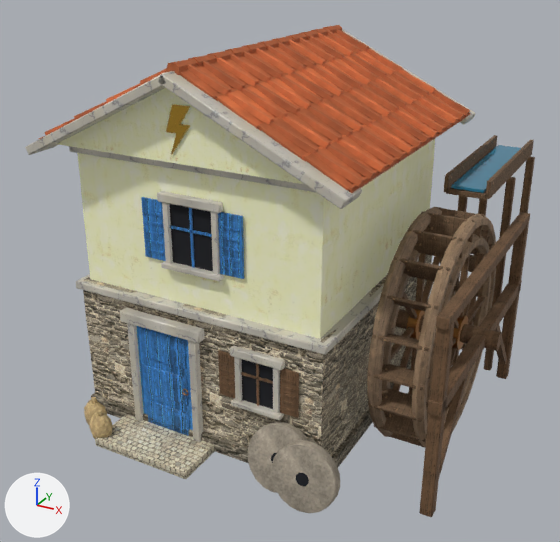
One commit to the glTF model zeus-world/assets/models/country_watermill.glb: the scene before it, then after it.
One viewpoint serves both versions: a 50 mm lens placed at (5.79, -11.93, 8.17), pointed at (-0.44, -0.61, 2.51). Every picture has the same lights, and +X, +Y and +Z are marked at lower left. The first picture is the older version. Where no turn or scale is listed for an object, it has been applied to the vertices. Vertices at exactly the same position are counted once.

Objects in the first picture: 'azure_wood', 'bronze', 'marble', 'paving', 'plank', 'plaster', 'rock', 'stone', 'terracotta0', 'terracotta1', 'terracotta2', 'wood', 'wood_dark' and 5 more.
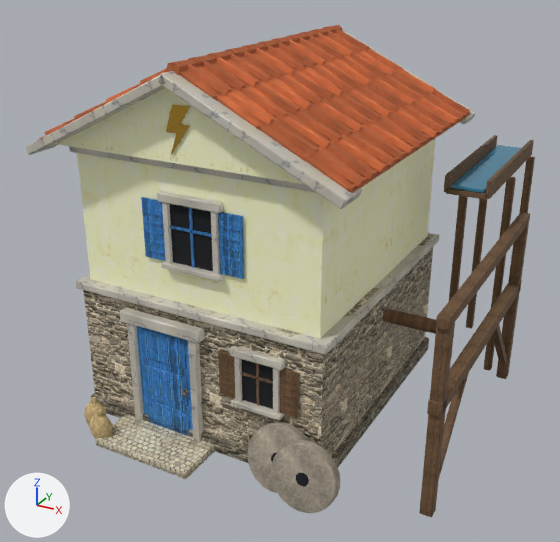
The newer file is also turned or shifted as a whole; pictures and numbers use the older file's frame.

Boxes (x1, y1, x2, y2) around the edits, measured in the pictures (560 x 542 px):
'wood', deleted (brown)
    before: (367, 207, 496, 447)
'plank', reshaped (46% narrower, 79% shorter)
    before: (368, 135, 534, 448)
    after: (444, 135, 534, 200)
'bronze', reshaped
    before: (182, 309, 468, 396)
    after: (182, 389, 189, 396)
part 1 of me_bronze, deleted
    before: (407, 309, 425, 340)
part 2 of me_bronze, deleted
    before: (452, 315, 468, 351)
part 3 of me_plank, deleted (brown)
    before: (368, 208, 492, 448)
part 4 of me_wood_dark, rebuilt
    before: (395, 309, 502, 351)
    after: (383, 308, 436, 334)
part 5 of me_wood_dark, deleted
    before: (382, 227, 490, 407)

What the commit changed:
me_bronze is used by ob_bronze; location (-0.76, -0.4, 0.06).
me_bronze had 88 vertices, 168 faces and spanned x -0.24..3.69, y -2.6..0.3, z 0.99..2.25.
me_bronze now has 40 vertices, 80 faces and spans x -0.24..-0.11, y -2.6..-2.58, z 0.99..1.11.
me_bronze part 1: the loose piece of 24 vertices spanning x 2.81..2.97, y -0.3..0.3, z 1.65..2.25 is deleted.
me_bronze part 2: the loose piece of 24 vertices spanning x 3.53..3.69, y -0.3..0.3, z 1.65..2.25 is deleted.
me_plank is used by ob_plank; location (-0.76, -0.4, 0.06).
me_plank had 1420 vertices, 2748 faces and spanned x 2.82..3.68, y -1.99..4.2, z -0.04..4.3.
me_plank now has 300 vertices, 588 faces and spans x 2.86..3.64, y 1.0..4.2, z 3.98..4.3.
me_plank part 3: 20 loose pieces with 1120 vertices, spanning x 2.82..3.68, y -1.99..1.99, z -0.04..3.94, are deleted.
me_wood_dark is used by ob_wood_dark; location (-0.76, -0.4, 0.06).
me_wood_dark had 2812 vertices, 5476 faces and spanned x 0.48..4.3, y -2.57..4.07, z 0.0..4.0.
me_wood_dark now has 2120 vertices, 4140 faces and spans x 0.48..4.1, y -2.57..4.07, z 0.0..4.0.
me_wood_dark part 4: the loose piece of 100 vertices spanning x 1.7..4.3, y -0.16..0.16, z 1.8..2.1 is rebuilt with 40 vertices and now spans x 2.2..3.4, y -0.12..0.12, z 1.84..2.06.
me_wood_dark part 5: 14 loose pieces with 632 vertices, spanning x 2.84..3.66, y -1.85..1.85, z 0.1..3.8, are deleted.
Object 'wood' (ob_wood) is deleted.
